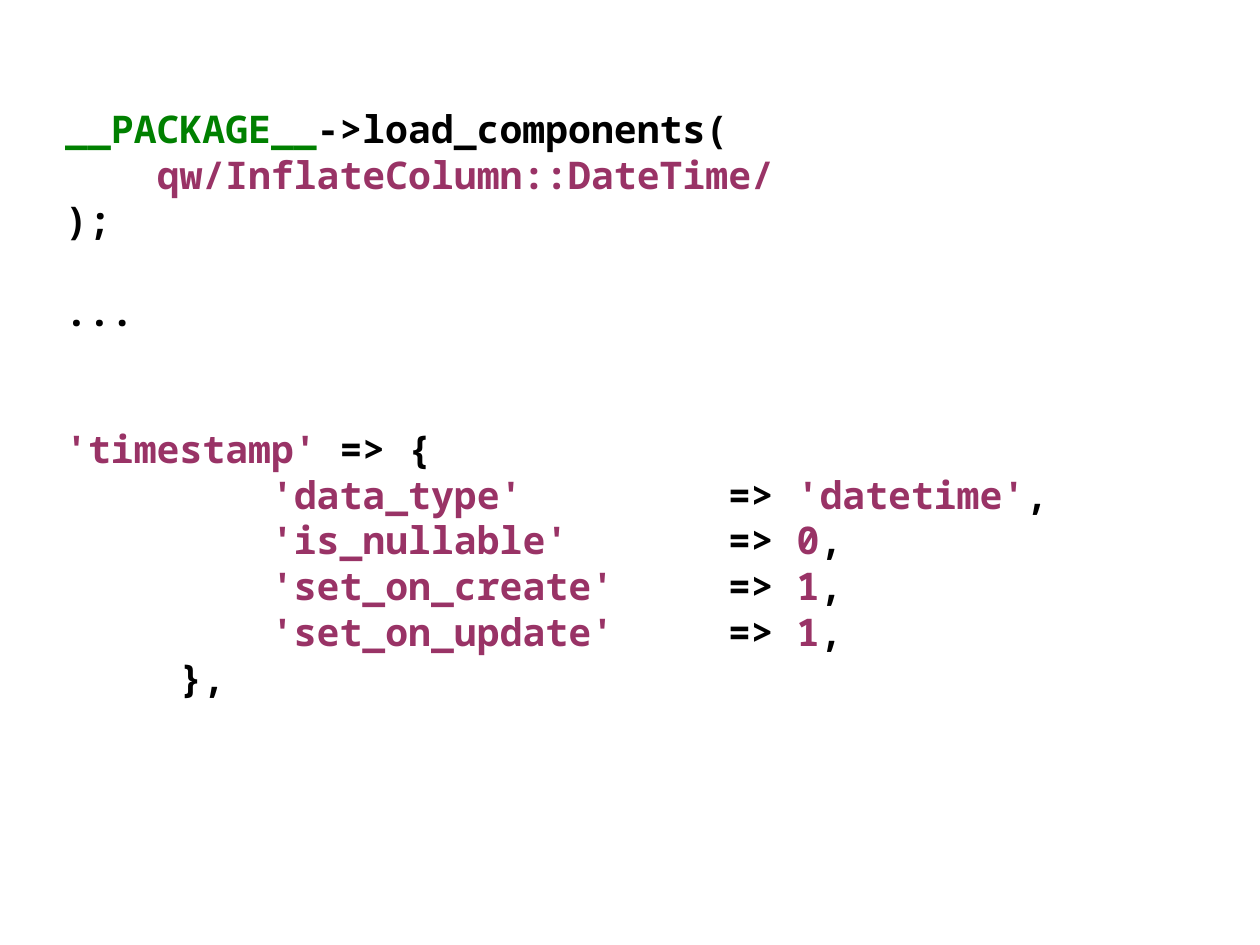
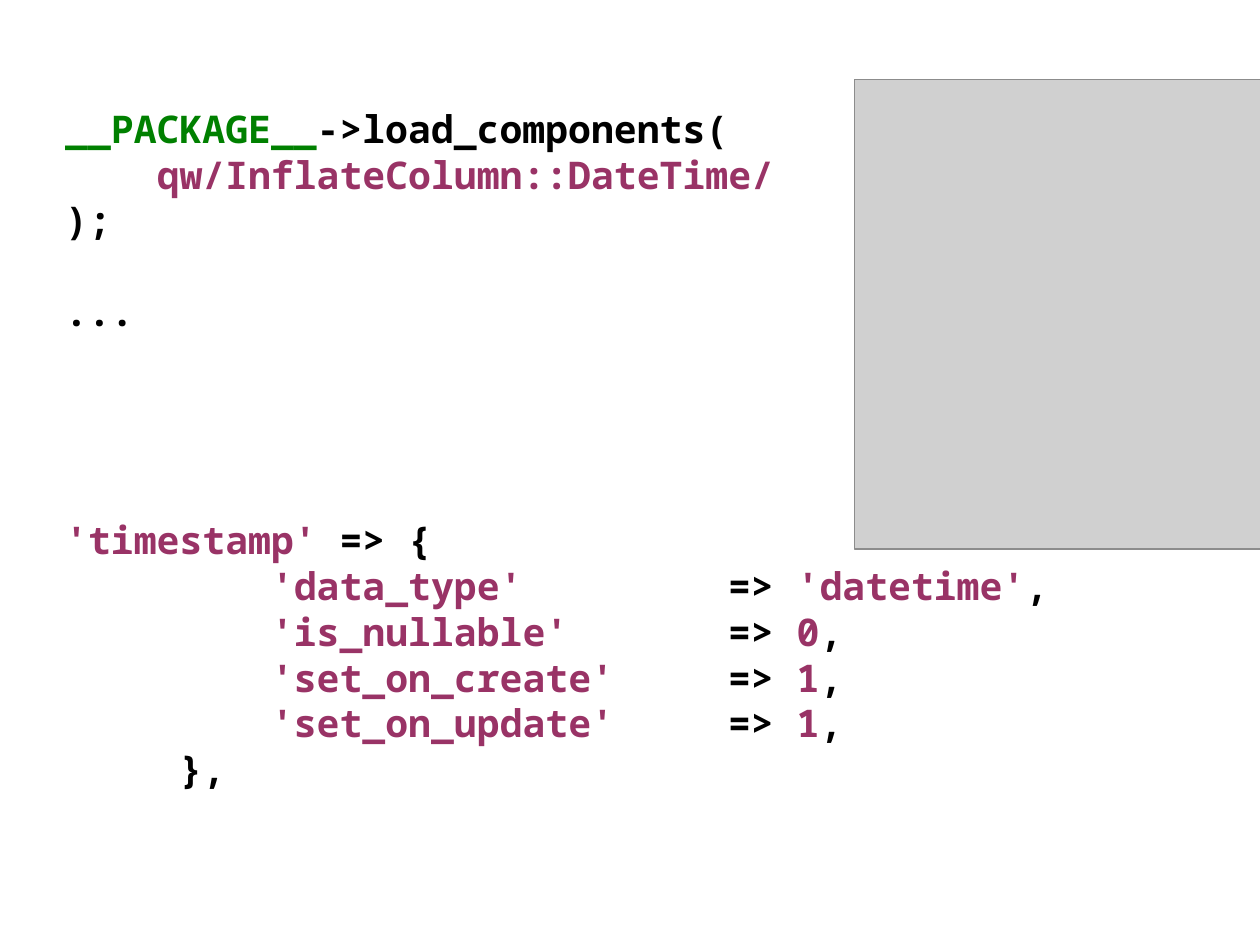
Before and after one commit to erezschatz/Presentation, a slide deck: slide 18 of dbix-class.odp. Drawn at 1260x945 pixels with LibreOffice and Linux fonts; fonts in the diff are those of the drawing; grey boxes stand for pictures. Boxes give left, top, right and bottom in pixels: in the first picture for what was removed or moved away, otherwise in the second. Text is boxed around its words. In the diff, an @@ line names an element or a change of style, - is before the commit and + after.

```diff
--- a/dbix-class.odp
+++ b/dbix-class.odp
@@ text "__PACKAGE__->load_components(" rewrapped from box(65, 114, 843, 655) to box(65, 114, 843, 746) @@
@@ picture added at box(855, 80, 1260, 550) @@
```
Also in this commit, not shown: 1 other slide changed, 1 slide added, 1 slide removed, 1 other file.
